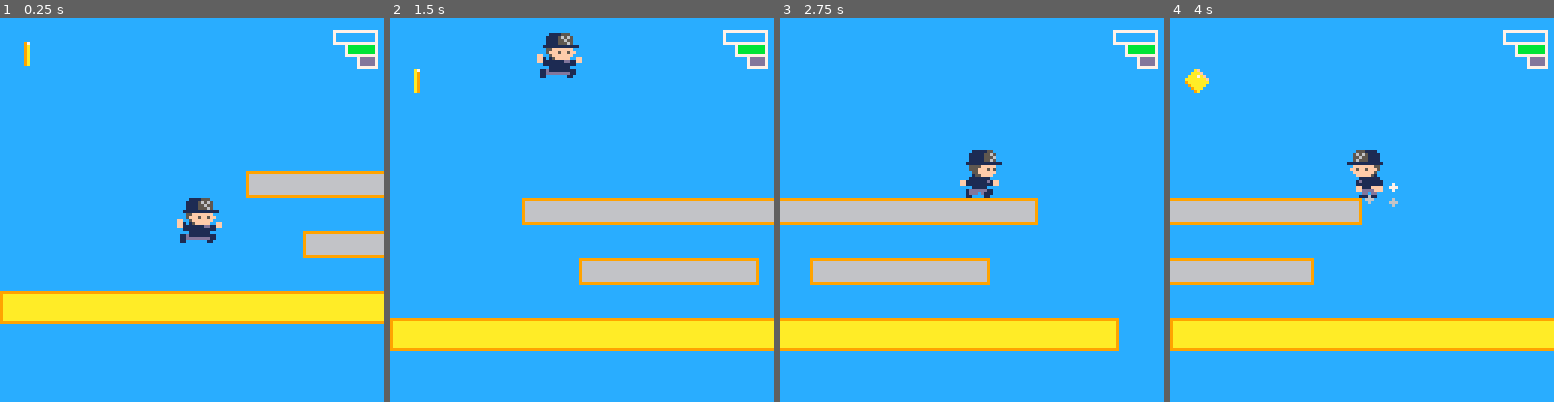
Above: before the commit, frames 1-4 (left to right).
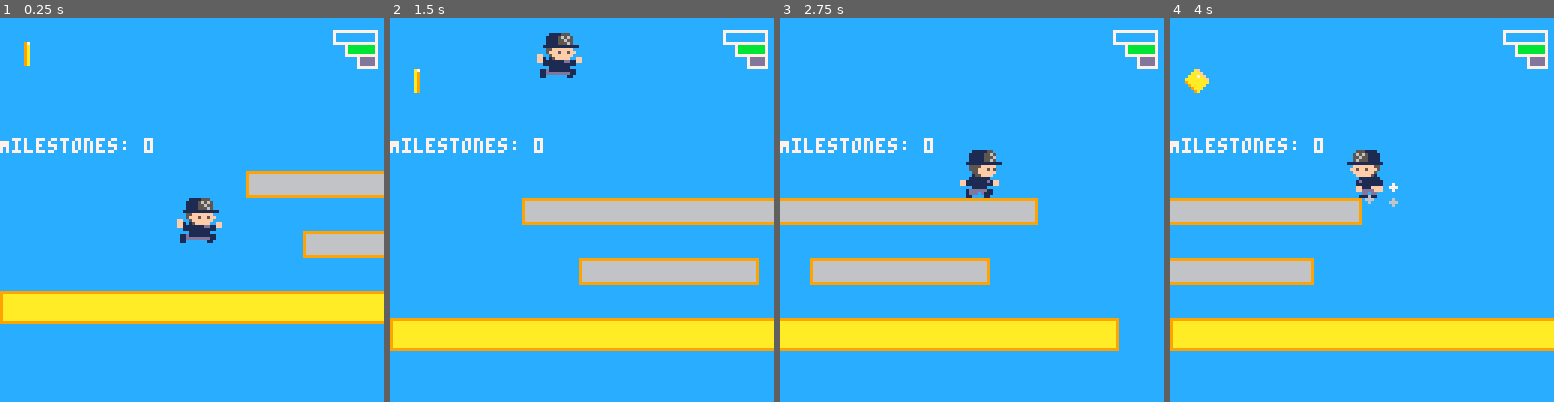
Above: after the commit, the same moments.

Repository: teamgantt/gantt-runner
Game: PICO-8 cartridge gantt-runner.p8
Two runs of this game, one before a commit and one after it. Both use one fixed random seed, a clock stepped at 60 frames per second and the inputs below.
Inputs:
- Up to frame 1 (0.25 s): no input
- Up to frame 2 (1.5 s): tap X (X key) at 0.33, 1.07 s; tap O (Z key) at 0.7 s
- Up to frame 3 (2.75 s): hold Right 1.6-2.1 s; tap O (Z key) at 1.7, 2.1, 2.5 s; tap X (X key) at 1.85 s; hold Right from 2.47 s (still down)
- Up to frame 4 (4 s): tap O (Z key) at 2.9, 3.3, 3.7 s; tap X (X key) at 2.97 s; release Right at 3.03 s; hold Left 3.08-3.58 s

The runs differ from the first frame. In frame 1, 0.6% of the frame differs, in the area x 0-40%, y 31-36%; in frame 2, 0.6%; in frame 3, 0.6%; in frame 4, 0.6%.

Commit message:
keeps milestone display out of debug

Diff:
--- a/gantt-runner.p8
+++ b/gantt-runner.p8
@@ -40,8 +40,8 @@
 		print("dy:"..tostr(player.dy)..' dx:'..tostr(player.dx),cam.x, cam.y+10,7)
 		print("player.x:"..flr(player.x), cam.x, cam.y+20, 7)
 		print("player.y:"..flr(player.y), cam.x, cam.y+30, 7)
-		print("Milestones: "..player.milestones, cam.x, cam.y+40, 7)
-	end
+	end
+	print("Milestones: "..player.milestones, cam.x, cam.y+40, 7)
 
 
 end
